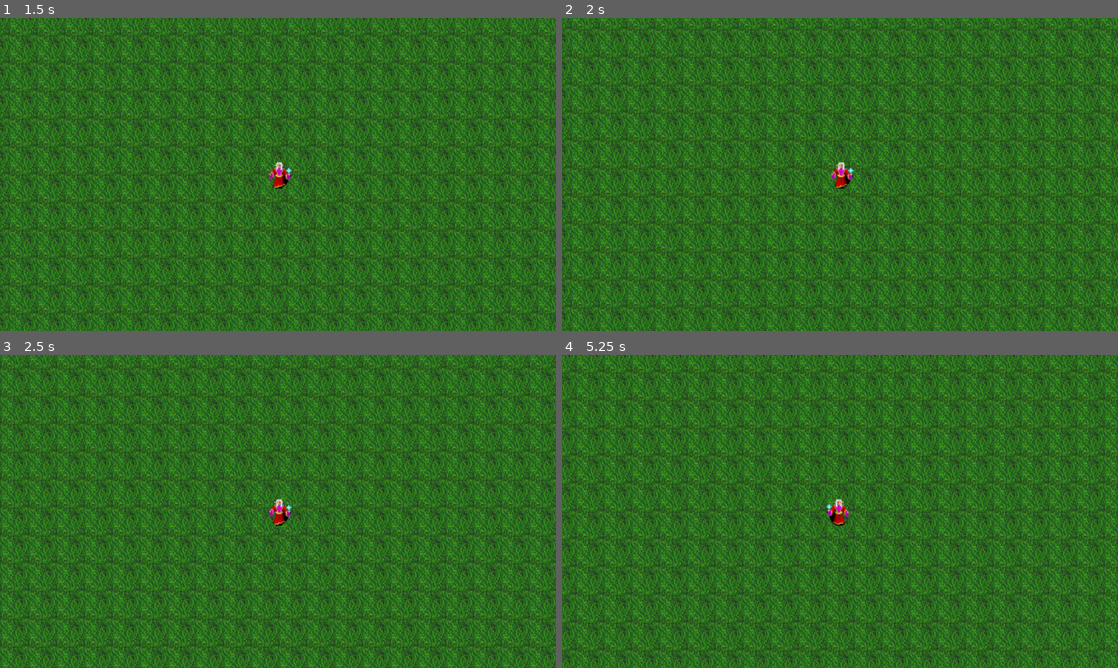
Above: before the commit, frames 1-4 (two rows, left to right).
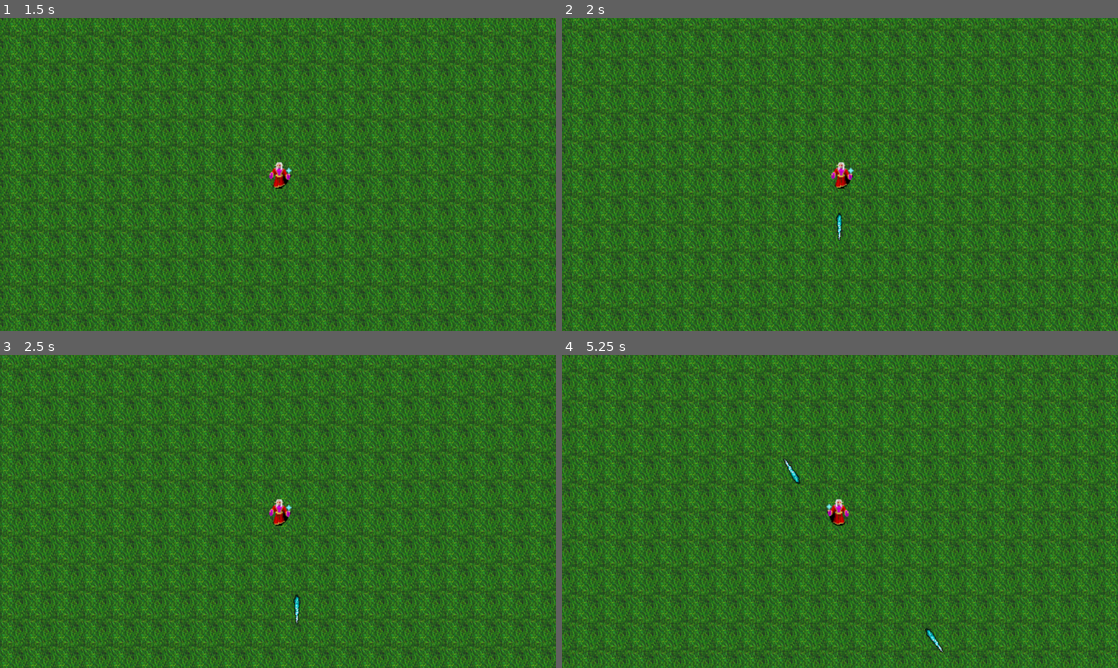
Above: after the commit, the same moments.

Repository: jordanehara/swarm
Game: Godot game, scene res://World/world.tscn
Same seed, same stepped clock (60 frames per second), same inputs: the game is played once before the commit and once after it.
Inputs:
- Up to frame 1 (1.5 s): tap Enter at 0.5 s; hold W (up) from 0.53 s (still down)
- Up to frame 2 (2 s): keep holding W (up)
- Up to frame 3 (2.5 s): release W (up) at 2.03 s; hold A (left) from 2.03 s (still down)
- Up to frame 4 (5.25 s): release A (left) at 3.53 s; hold S (down) 3.53-4.28 s; hold D (right) 4.28-5.03 s; hold W (up) from 5.03 s (still down)

Frame 1 is identical in both runs. In frame 2, less than 0.1% of the frame differs, in the area x 49-51%, y 62-72%; in frame 3, less than 0.1%; in frame 4, 0.2%, in the area x 39-69%, y 33-96%.

Commit message:
Add ice spear attack

Diff:
--- a/Enemy/enemy.gd
+++ b/Enemy/enemy.gd
@@ -2,17 +2,23 @@
 
 @export var movement_speed = 20.0
 @export var hp = 10
+@export var knockback_recovery = 3.5
+var knockback = Vector2.ZERO
 
 @onready var player = get_tree().get_first_node_in_group("player")
 @onready var sprite = $Sprite2D
 @onready var anim = $AnimationPlayer
 
+signal remove_from_array(object)
+
 func _ready():
 	anim.play("walk")
 
 func _physics_process(_delta: float) -> void:
+	knockback = knockback.move_toward(Vector2.ZERO, knockback_recovery)
 	var direction = global_position.direction_to(player.global_position)
 	velocity = direction * movement_speed
+	velocity += knockback
 	move_and_slide()
 
 	if direction.x > 0.1:
@@ -21,7 +27,9 @@
 		sprite.flip_h = false
 
 
-func _on_hurt_box_hurt(damage: Variant) -> void:
+func _on_hurt_box_hurt(damage, angle, knockback_amount) -> void:
 	hp -= damage
+	knockback = angle * knockback_amount
 	if hp <= 0:
+		emit_signal("remove_from_array", self)
 		queue_free() # delete enemy
--- a/Enemy/enemy.tscn
+++ b/Enemy/enemy.tscn
@@ -54,6 +54,8 @@
 size = Vector2(13, 22)
 
 [node name="enemy_kobold_weak" type="CharacterBody2D"]
+collision_layer = 5
+collision_mask = 5
 script = ExtResource("1_px1sc")
 
 [node name="Sprite2D" type="Sprite2D" parent="."]
@@ -73,6 +75,7 @@
 
 [node name="HurtBox" parent="." instance=ExtResource("3_am0pq")]
 collision_mask = 4
+HurtBoxType = 1
 
 [node name="CollisionShape2D" parent="HurtBox" index="0"]
 visible = false
--- /dev/null
+++ b/Player/Attack/ice_spear.gd
@@ -0,0 +1,40 @@
+extends Area2D
+
+var level = 1
+var hp = 1
+var speed = 100
+var damage = 5
+var knockback_amount = 100
+var attack_size = 1.0
+
+var target = Vector2.ZERO
+var angle = Vector2.ZERO
+
+@onready var player = get_tree().get_first_node_in_group("player")
+signal remove_from_array(object)
+@onready var snd = $snd_hit
+
+func _ready():
+	angle = global_position.direction_to(target)
+	rotation = angle.angle() + deg_to_rad(135)
+	match level:
+		1:
+			hp = 2
+			speed = 100
+			damage = 5
+			knockback_amount = 100
+			attack_size = 1.0
+
+	var tween = create_tween()
+	tween.tween_property(self, "scale", Vector2(1,1) * attack_size, 1).set_trans(Tween.TRANS_QUINT).set_ease(Tween.EASE_OUT)
+	tween.play()
+
+func _physics_process(delta: float) -> void:
+	position += angle * speed * delta
+
+func enemy_hit(charge = 1):
+	snd.play()
+	hp -= charge
+	if hp <= 0:
+		emit_signal("remove_from_array", self)
+		queue_free()
--- /dev/null
+++ b/Player/Attack/ice_spear.tscn
@@ -0,0 +1,40 @@
+[gd_scene load_steps=6 format=3 uid="uid://dimck23mei0f4"]
+
+[ext_resource type="Script" uid="uid://c1xcq3goquj1p" path="res://Player/Attack/ice_spear.gd" id="1_cq1uu"]
+[ext_resource type="Texture2D" uid="uid://dceghoiw1a0rs" path="res://Textures/Items/Weapons/ice_spear.png" id="1_sh0c6"]
+[ext_resource type="AudioStream" uid="uid://c1aksjq742lle" path="res://Audio/SoundEffect/ice.wav" id="3_cq1uu"]
+[ext_resource type="AudioStream" uid="uid://dvtlnnp6lne4e" path="res://Audio/SoundEffect/enemy_hit.ogg" id="4_hsqbs"]
+
+[sub_resource type="RectangleShape2D" id="RectangleShape2D_sh0c6"]
+size = Vector2(7.77818, 34.6482)
+
+[node name="IceSpear" type="Area2D" groups=["attack"]]
+top_level = true
+scale = Vector2(0.1, 0.1)
+collision_layer = 4
+collision_mask = 0
+script = ExtResource("1_cq1uu")
+
+[node name="Sprite2D" type="Sprite2D" parent="."]
+texture = ExtResource("1_sh0c6")
+
+[node name="CollisionShape2D" type="CollisionShape2D" parent="."]
+position = Vector2(1, -0.5)
+rotation = -0.785398
+scale = Vector2(1, 1)
+shape = SubResource("RectangleShape2D_sh0c6")
+
+[node name="Timer" type="Timer" parent="."]
+wait_time = 10.0
+one_shot = true
+autostart = true
+
+[node name="snd_play" type="AudioStreamPlayer" parent="."]
+stream = ExtResource("3_cq1uu")
+volume_db = -10.0
+pitch_scale = 5.0
+autoplay = true
+
+[node name="snd_hit" type="AudioStreamPlayer" parent="."]
+stream = ExtResource("4_hsqbs")
+volume_db = -20.0
--- a/Player/player.gd
+++ b/Player/player.gd
@@ -3,8 +3,27 @@
 var movement_speed = 50.0
 var hp = 80
 
+# Attacks
+var iceSpear = preload("res://Player/Attack/ice_spear.tscn")
+
+# Attack Nodes
+@onready var iceSpearTimer = get_node("%IceSpearTimer")
+@onready var iceSpearAttackTimer = get_node("%IceSpearAttackTimer")
+
+# Ice Spear
+var icespear_ammo = 0
+var icespear_baseammo = 1
+var icespear_attackspeed = 1.5
+var icespear_level = 1
+
+# Enemy Related
+var enemy_close = []
+
 @onready var sprite = $Sprite2D
 @onready var walkTimer = get_node("%walkTimer")
+
+func _ready():
+	attack()
 
 # delta = 1s/frame_rate
 # if moving 600 pixels, movement_speed = 6
@@ -16,7 +35,6 @@
 # 20 fps = 600/(20*360/20) = 1.67s
 func _physics_process(_delta: float) -> void: # 1/60s movement runs
 	movement()
-
 
 func movement():
 	 # Takes care of pressing down multiple movement directions. Will be +1 or -1 otherwise
@@ -43,7 +61,48 @@
 	velocity = mov.normalized() * movement_speed
 	move_and_slide() # specific to 2d body. Automatically uses delta
 
+func attack():
+	if icespear_level > 0:
+		iceSpearTimer.wait_time = icespear_attackspeed
+		if iceSpearTimer.is_stopped():
+			iceSpearTimer.start()
 
-func _on_hurt_box_hurt(damage: Variant) -> void:
+func _on_hurt_box_hurt(damage, _angle, _knockback) -> void:
 	hp -= damage
 	print(hp)
+
+
+func _on_ice_spear_timer_timeout() -> void:
+	icespear_ammo += icespear_baseammo
+	iceSpearAttackTimer.start()
+
+
+func _on_ice_spear_attack_timer_timeout() -> void:
+	if icespear_ammo > 0:
+		var icespear_attack = iceSpear.instantiate()
+		icespear_attack.position = position
+		icespear_attack.target = get_random_target()
+		icespear_attack.level = icespear_level
+		add_child(icespear_attack)
+		icespear_ammo -= 1
+		if icespear_ammo > 0:
+			iceSpearAttackTimer.start()
+		else:
+			iceSpearAttackTimer.stop()
+
+
+func get_random_target():
+	if enemy_close.size() > 0:
+		return enemy_close.pick_random().global_position
+	else:
+		return Vector2.UP
+
+
+func _on_enemy_detection_area_body_entered(body: Node2D) -> void:
+	if not enemy_close.has(body):
+		enemy_close.append(body)
+
+
+func _on_enemy_detection_area_body_exited(body: Node2D) -> void:
+	if enemy_close.has(body):
+		enemy_close.erase(body)
--- a/Player/player.tscn
+++ b/Player/player.tscn
@@ -10,6 +10,9 @@
 
 [sub_resource type="RectangleShape2D" id="RectangleShape2D_gwnis"]
 size = Vector2(13, 20)
+
+[sub_resource type="CircleShape2D" id="CircleShape2D_btcbx"]
+radius = 368.306
 
 [node name="Player" type="CharacterBody2D" groups=["player"]]
 motion_mode = 1
@@ -38,6 +41,28 @@
 position = Vector2(3, 1)
 shape = SubResource("RectangleShape2D_gwnis")
 
+[node name="Attack" type="Node2D" parent="."]
+
+[node name="IceSpearTimer" type="Timer" parent="Attack"]
+unique_name_in_owner = true
+wait_time = 1.5
+
+[node name="IceSpearAttackTimer" type="Timer" parent="Attack/IceSpearTimer"]
+unique_name_in_owner = true
+wait_time = 0.075
+
+[node name="EnemyDetectionArea" type="Area2D" parent="."]
+collision_layer = 4
+collision_mask = 4
+monitorable = false
+
+[node name="CollisionShape2D" type="CollisionShape2D" parent="EnemyDetectionArea"]
+shape = SubResource("CircleShape2D_btcbx")
+
 [connection signal="hurt" from="HurtBox" to="." method="_on_hurt_box_hurt"]
+[connection signal="timeout" from="Attack/IceSpearTimer" to="." method="_on_ice_spear_timer_timeout"]
+[connection signal="timeout" from="Attack/IceSpearTimer/IceSpearAttackTimer" to="." method="_on_ice_spear_attack_timer_timeout"]
+[connection signal="body_entered" from="EnemyDetectionArea" to="." method="_on_enemy_detection_area_body_entered"]
+[connection signal="body_exited" from="EnemyDetectionArea" to="." method="_on_enemy_detection_area_body_exited"]
 
 [editable path="HurtBox"]
--- a/Utility/hurt_box.gd
+++ b/Utility/hurt_box.gd
@@ -5,9 +5,9 @@
 @onready var collision = $CollisionShape2D
 @onready var disableTimer = $DisableTimer
 
-signal hurt(damage)
+signal hurt(damage, angle, knockback)
 
-
+var hit_once_array = []
 
 func _on_area_entered(area: Area2D) -> void:
 	if area.is_in_group("attack"):
@@ -16,14 +16,32 @@
 				0: # Cooldown
 					collision.call_deferred("set", "disabled", true)
 					disableTimer.start()
-				1: #HitOnce
-					pass
-				2: #DisableHitBox
+				1: # HitOnce
+					if hit_once_array.has(area) == false:
+						hit_once_array.append(area)
+						if area.has_signal("remove_from_array"):
+							if not area.is_connected("remove_from_array", Callable(self, "remove_from_list")):
+								area.connect("remove_from_array", Callable(self, "remove_from_list"))
+					else:
+						return
+				2: # DisableHitBox
 					if area.has_method("tempdisable"):
 						area.tempdisable()
 			var damage = area.damage
-			emit_signal("hurt", damage)
+			var angle = Vector2.ZERO
+			var knockback = 1
+			if not area.get("angle") == null:
+				angle = area.angle
+			if not area.get("knockback_amount") == null:
+				knockback = area.knockback_amount
 
+			emit_signal("hurt", damage, angle, knockback)
+			if area.has_method("enemy_hit"):
+				area.enemy_hit(1)
+
+func remove_from_list(object):
+	if hit_once_array.has(object):
+		hit_once_array.erase(object)
 
 func _on_disable_timer_timeout() -> void:
 	collision.call_deferred("set", "disabled", false)
Not shown, added: Player/Attack/ice_spear.gd.uid
Not shown: 1 places in Player/player.tscn that only renumber resources
